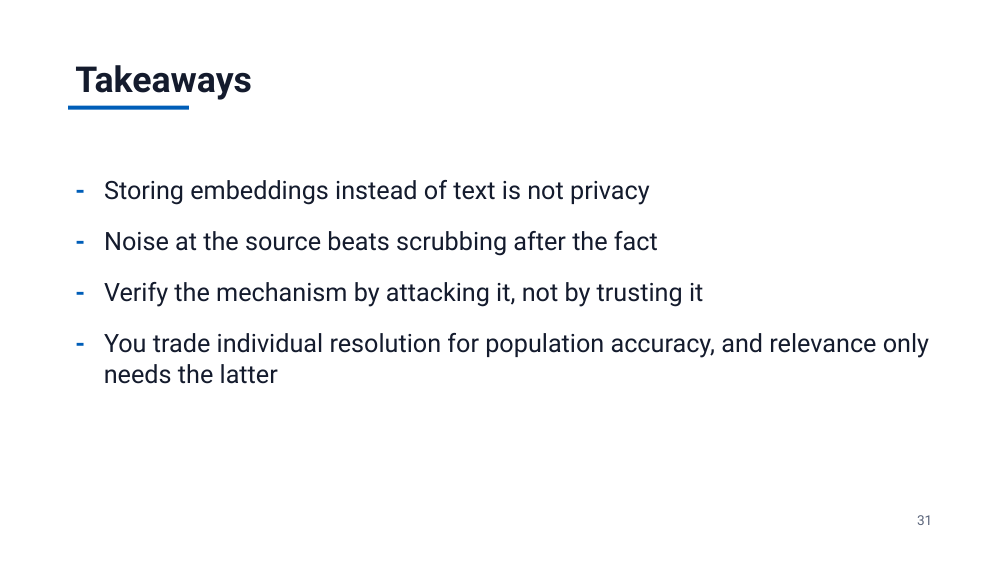
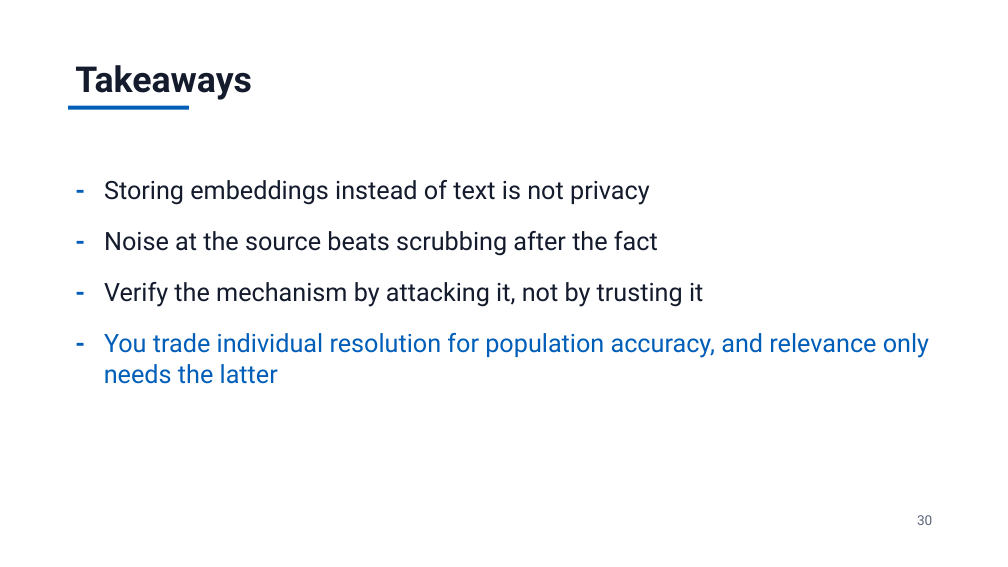
Before and after one commit to jzonthemtn/ldp-for-search, a slide deck: slide 30 of ldp_for_search_slides.pptx (slide 31 before the commit). Drawn at 1008x567 pixels with LibreOffice and Linux fonts; fonts in the diff are those of the drawing. Boxes give left, top, right and bottom in pixels: in the first picture for what was removed or moved away, otherwise in the second. Text is boxed around its words. In the diff, an @@ line names an element or a change of style, - is before the commit and + after.

```diff
--- a/ldp_for_search_slides.pptx
+++ b/ldp_for_search_slides.pptx
@@ text at (x1=104, y1=333, x2=929, y2=384): text colour #141B2D to #005EB8 in "You trade individual resolution for population accuracy, ..." @@
@@ text at (x1=917, y1=515, x2=932, y2=525): text changed @@
-31
+30
```
Also in this commit, not shown: 25 other slides changed, 2 slides added, 3 slides removed, 20 other files.
